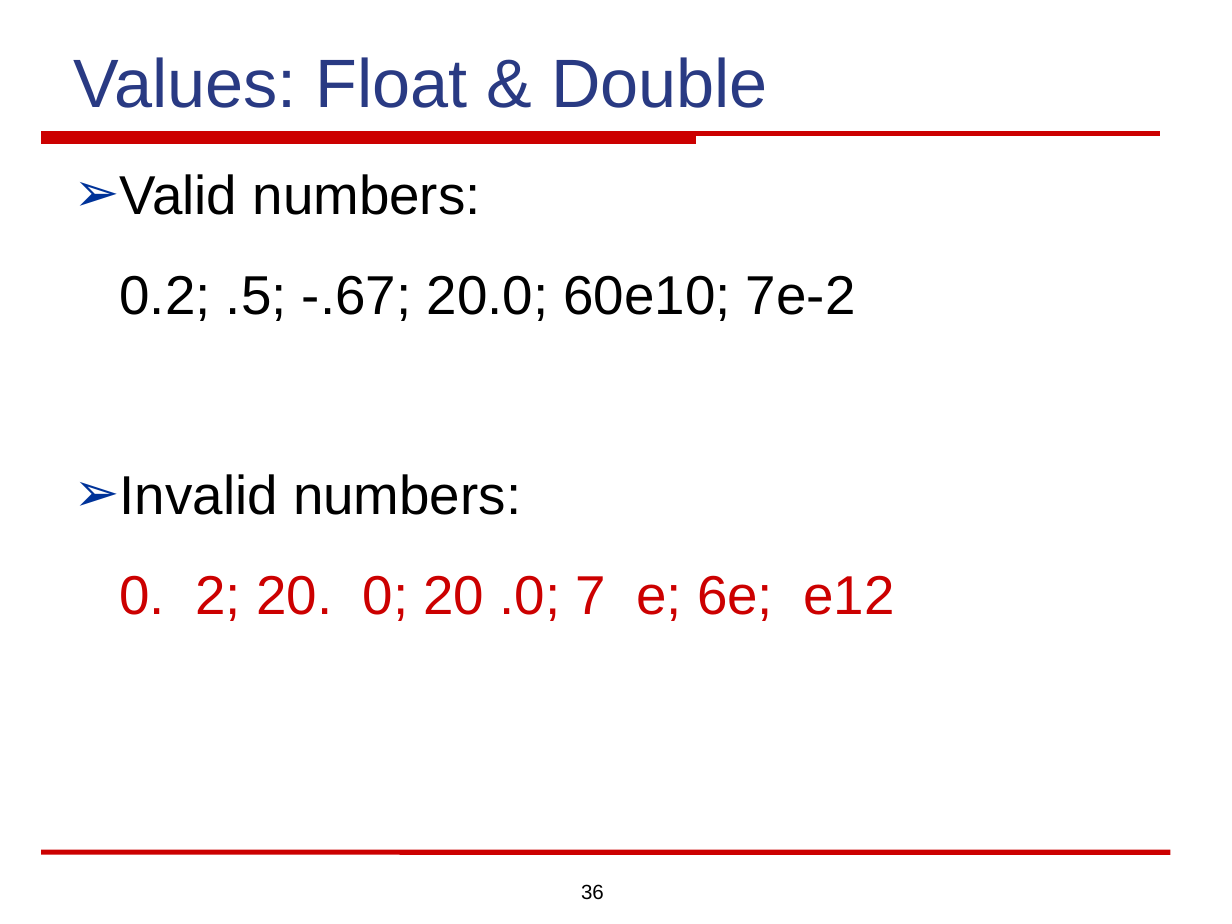
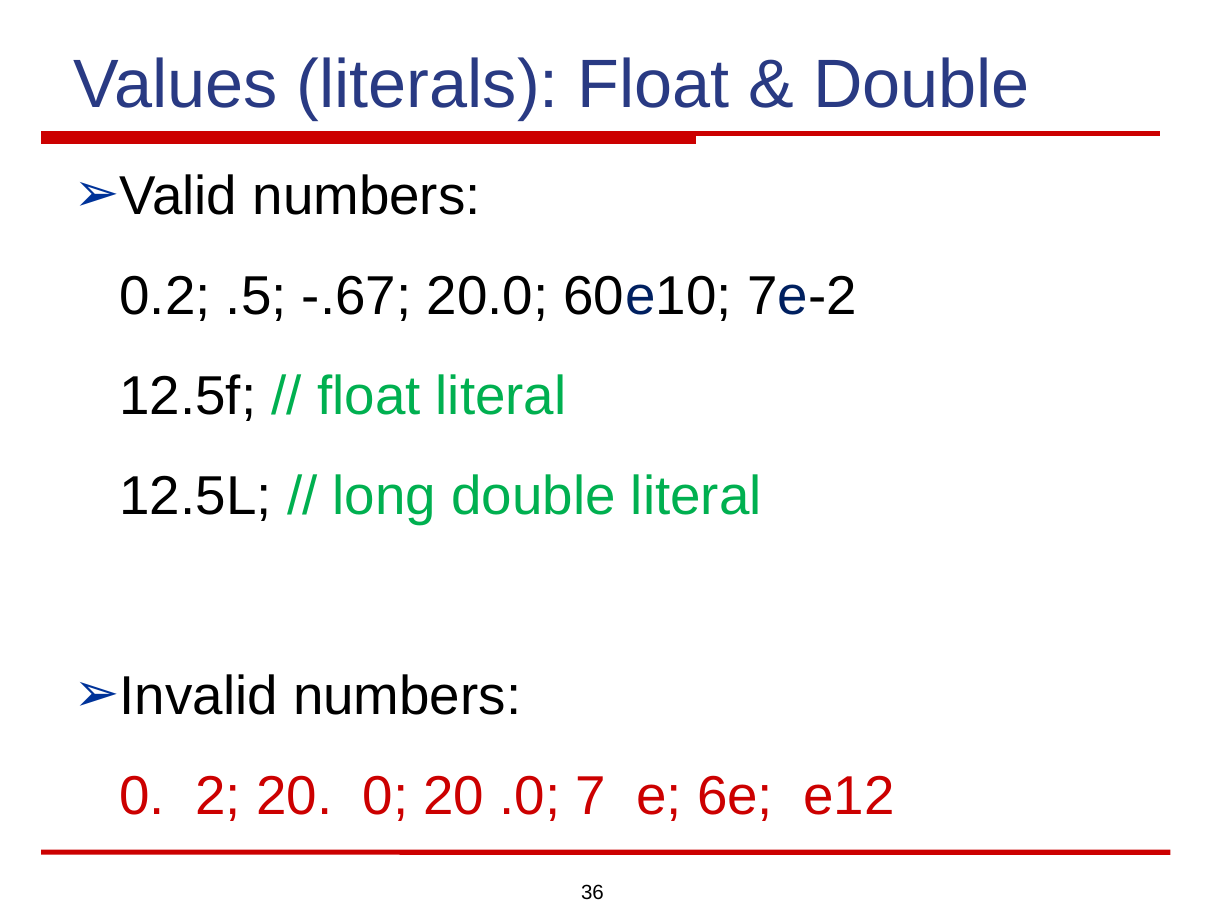
Before and after one commit to m-zakeri/CP, a slide deck: slide 36 of docs/lectures/slides/Lecture_03_C_Programming_Basics.pptx. Drawn at 1232x924 pixels with LibreOffice and Linux fonts; fonts in the diff are those of the drawing; background and template pictures are left out. Boxes give left, top, right and bottom in pixels: in the first picture for what was removed or moved away, otherwise in the second. Text is boxed around its words. In the diff, an @@ line names an element or a change of style, - is before the commit and + after.

```diff
--- a/docs/lectures/slides/Lecture_03_C_Programming_Basics.pptx
+++ b/docs/lectures/slides/Lecture_03_C_Programming_Basics.pptx
@@ text at bbox=[74, 57, 1030, 119]: text changed @@
-Values: Float & Double
+Values (literals): Float & Double
@@ text at bbox=[120, 275, 857, 321]: text colour #000000 to #002060 in "60e10; 7e-2" @@
@@ text at bbox=[119, 374, 762, 524]: paragraphs added @@
+12.5f; // float literal
+12.5L; // long double literal
```
Also in this commit, not shown: 3 other slides changed, 4 other files.
